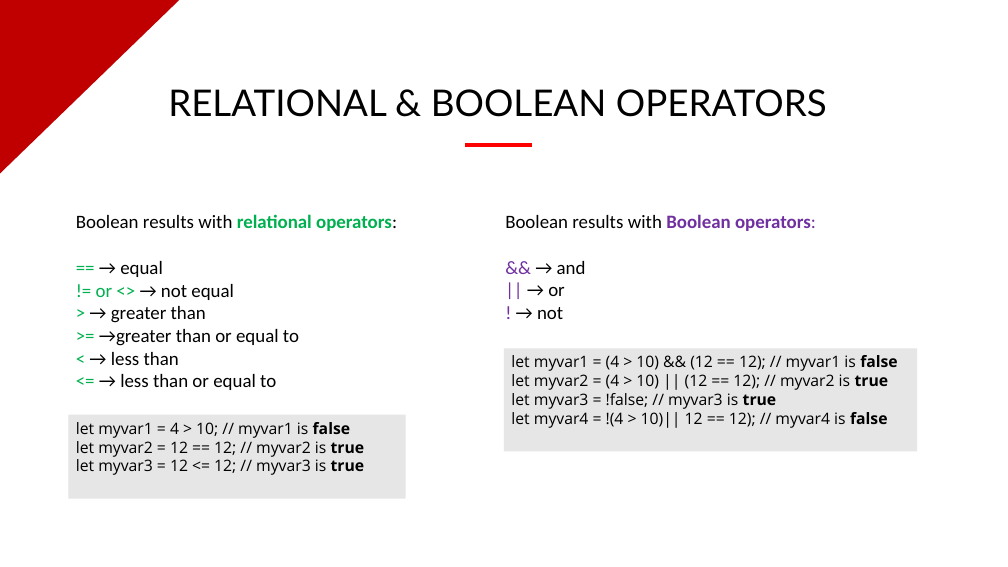
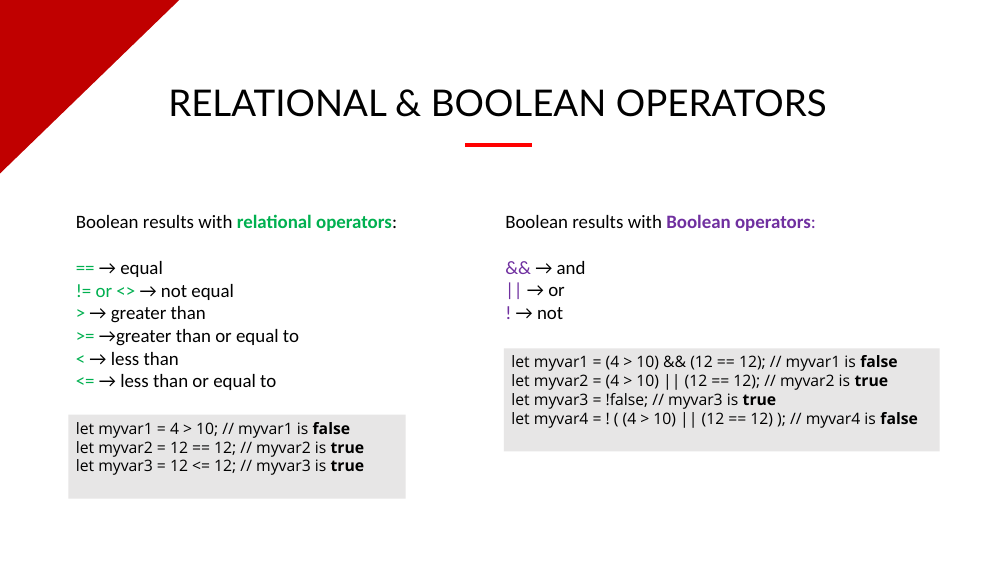
Before and after one commit to evermight/fullstack-training, a slide deck: slide 7 of crash-course/20230624-shell-js-python-php/fundamentals-of-coding.pptx. Drawn at 1008x567 pixels with LibreOffice and Linux fonts; fonts in the diff are those of the drawing; background and template pictures are left out. Boxes give left, top, right and bottom in pixels: in the first picture for what was removed or moved away, otherwise in the second. Text is boxed around its words. In the diff, an @@ line names an element or a change of style, - is before the commit and + after.

Commit message:
fix pptx

```diff
--- a/crash-course/20230624-shell-js-python-php/fundamentals-of-coding.pptx
+++ b/crash-course/20230624-shell-js-python-php/fundamentals-of-coding.pptx
@@ rectangle "let myvar1 = (4 > ...": place and size @@
-rectangle "let myvar1 = (4 > ..." at (504,349,918,451)
+rectangle "let myvar1 = (4 > ..." at (504,349,940,451)
@@ text in rectangle at (511,355,918,428): text changed @@
-let myvar1 = (4 > 10) && (12 == 12); // myvar1 is false
-let myvar2 = (4 > 10) || (12 == 12); // myvar2 is true
-let myvar3 = !false; // myvar3 is true
-let myvar4 = !(4 > 10)|| 12 == 12); // myvar4 is false
+let myvar1 = (4 > 10) && (12 == 12); // myvar1 is false
+let myvar2 = (4 > 10) || (12 == 12); // myvar2 is true
+let myvar3 = !false; // myvar3 is true
+let myvar4 = ! ( (4 > 10) || (12 == 12) ); // myvar4 is false
```
Also in this commit, not shown: 3 other slides changed.
